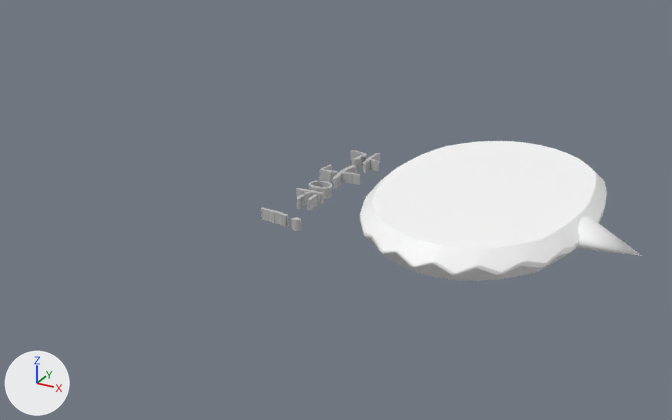
Two versions of the FBX model Assets/FBX/TaklBubble.fbx, one commit apart.
Rendered twice from a 50 mm camera at (1.0, -0.994, 0.509) aimed at (0.38, 0.133, -0.054). The lights are fixed; the arrows at lower left show +X, +Y and +Z.

In view in the first picture: 'TalkBubble__1_', 'TxtTalkBubble', 'pCone1'.
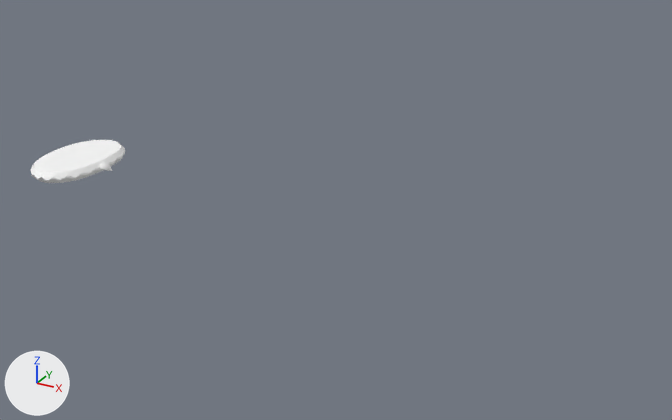
Patch to the scene script:
```diff
--- a/Assets/FBX/TaklBubble.fbx.py
+++ b/Assets/FBX/TaklBubble.fbx.py
@@ ob_talkbubble__1 @@
 ob_talkbubble__1 = bpy.data.objects.new('TalkBubble__1_', me_mesh_001)
-ob_talkbubble__1.parent = ob_txttalkbubble
-ob_talkbubble__1.location = (23.69, -35.15, -3.133)
-ob_talkbubble__1.rotation_euler = (-1.571, 0.0, -1.571)  # degrees (-90, 0, -90)
-ob_talkbubble__1.scale = (0.503, 0.0335, 0.671)
+ob_talkbubble__1.location = (0.0, 0.0, 0.0)
+ob_talkbubble__1.rotation_euler = (1.571, 0.0, 0.0)  # degrees (90, 0, 0)
+ob_talkbubble__1.scale = (0.00113, 0.0000851, 0.0017)
@@ ob_pcone1 @@
 ob_pcone1 = bpy.data.objects.new('pCone1', me_mesh_002)
-ob_pcone1.parent = ob_txttalkbubble
-ob_pcone1.location = (31.16, -62.4, -3.133)
-ob_pcone1.rotation_euler = (-2.925, -1.594, 0.163)  # degrees (-168, -91, 9.3)
-ob_pcone1.scale = (7.55, 7.55, 7.55)
+ob_pcone1.location = (0.0587, -0.00442, 0.000602)
+ob_pcone1.rotation_euler = (1.392, 1.577, -0.526)  # degrees (80, 90, -30)
+ob_pcone1.scale = (0.0192, 0.0192, 0.0192)
@@ ob_txttalkbubble @@
 ob_txttalkbubble = bpy.data.objects.new('TxtTalkBubble', me_mesh)
-ob_txttalkbubble.location = (0.366, 0.332, -0.031)
+ob_txttalkbubble.location = (0.012, 0.064, -0.003)
 ob_txttalkbubble.rotation_euler = (3.142, 0.0, -1.571)  # degrees (180, 0, -90)
-ob_txttalkbubble.scale = (0.00671, 0.00671, 0.00671)
+ob_txttalkbubble.scale = (0.00255, 0.00255, 0.00255)
```

What differs and where, as boxes (x1, y1, x2, y2) in the pictures (672 x 420 px):
'TalkBubble__1_', moved, turned, rescaled: before (360, 141, 607, 281); after (31, 140, 125, 183)
'TxtTalkBubble', moved, rescaled (not visible afterwards): before (261, 150, 380, 231)
'pCone1', moved, turned, rescaled: before (577, 216, 642, 256); after (99, 162, 112, 171)
